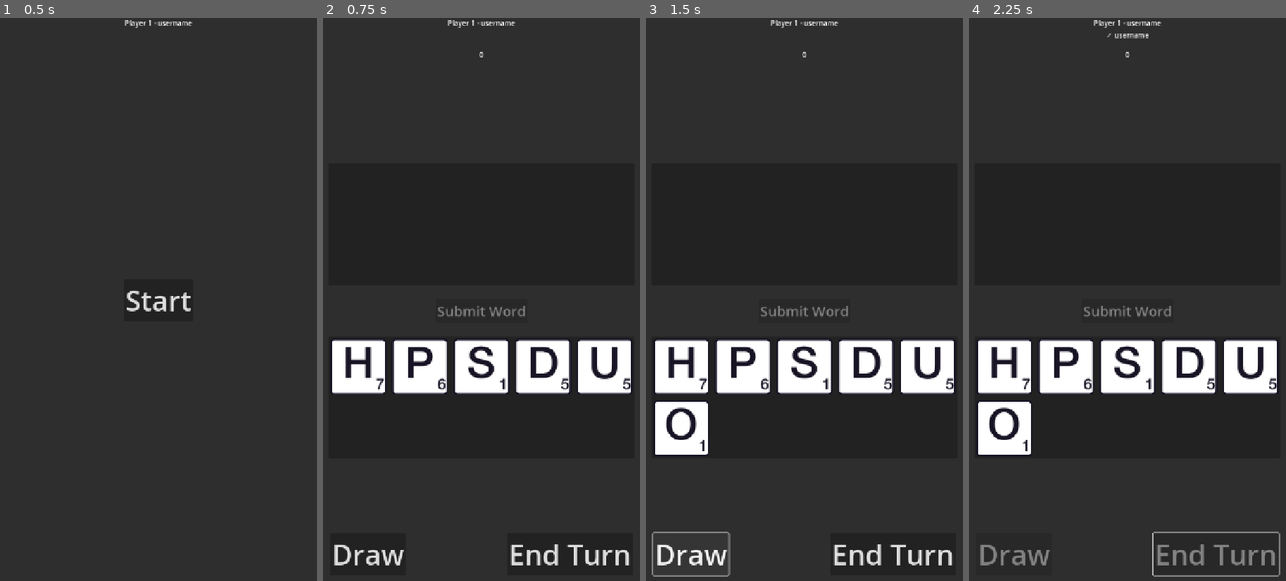
Above: before the commit, frames 1-4 (left to right).
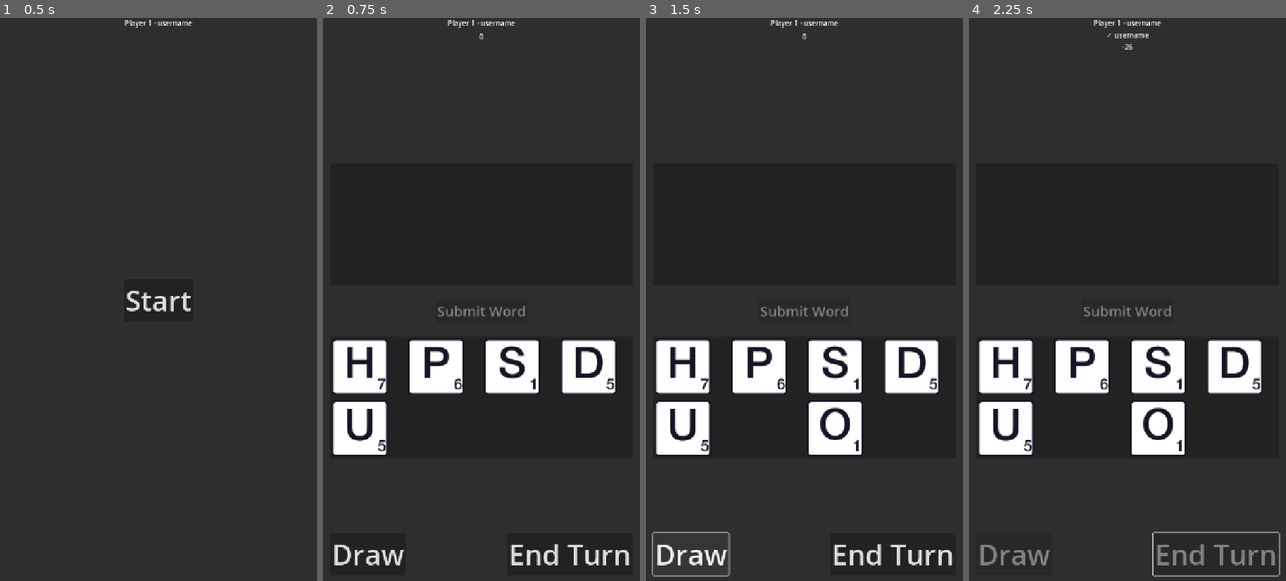
Above: after the commit, the same moments.

Repository: mackenziedg/quibbler
Game: Godot game, scene res://Game/GameMultiplayerManager/GameMultiplayerManager.tscn
The game is run twice, just before and just after one commit, with the same random seed, the same clock (stepped at 60 frames per second) and the same inputs. This scene is started directly instead of the project's main scene.
Inputs:
- Up to frame 1 (0.5 s): no input
- Up to frame 2 (0.75 s): click "Start" at 0.5 s
- Up to frame 3 (1.5 s): click "Draw" at 1.25 s
- Up to frame 4 (2.25 s): click "End Turn" at 2 s

Frame 1 is identical in both runs. In frame 2, 6.0% of the frame differs, in the area x 2-98%, y 2-78%; in frame 3, 6.4%; in frame 4, 6.4%, in the area x 2-98%, y 4-78%.

Commit message:
Rounds can end and scores get totaled.

Diff:
--- a/Game/Game/Game.tscn
+++ b/Game/Game/Game.tscn
@@ -41,12 +41,12 @@
 [node name="WordContainerPanel" type="PanelContainer" parent="CardsSuperContainer"]
 layout_mode = 2
 
-[node name="WordContainer" type="GridContainer" parent="CardsSuperContainer/WordContainerPanel"]
+[node name="WordContainer" type="HFlowContainer" parent="CardsSuperContainer/WordContainerPanel"]
 unique_name_in_owner = true
 custom_minimum_size = Vector2(0, 276)
 layout_mode = 2
 size_flags_vertical = 6
-columns = 5
+last_wrap_alignment = 1
 
 [node name="SubmitWordButton" type="Button" parent="CardsSuperContainer"]
 unique_name_in_owner = true
@@ -59,24 +59,12 @@
 [node name="HandContainerPanel" type="PanelContainer" parent="CardsSuperContainer"]
 layout_mode = 2
 
-[node name="HandContainer" type="GridContainer" parent="CardsSuperContainer/HandContainerPanel"]
+[node name="HandContainer" type="HFlowContainer" parent="CardsSuperContainer/HandContainerPanel"]
 unique_name_in_owner = true
 custom_minimum_size = Vector2(0, 276)
 layout_mode = 2
 size_flags_vertical = 6
-columns = 5
-
-[node name="PlayerTotalScores" type="HBoxContainer" parent="."]
-unique_name_in_owner = true
-layout_mode = 1
-anchors_preset = 5
-anchor_left = 0.5
-anchor_right = 0.5
-offset_left = -20.0
-offset_right = 20.0
-offset_bottom = 40.0
-grow_horizontal = 2
-alignment = 1
+last_wrap_alignment = 1
 
 [node name="DrawButton" type="Button" parent="."]
 unique_name_in_owner = true
--- a/Game/Game/UI/Card/card_data.gd
+++ b/Game/Game/UI/Card/card_data.gd
@@ -60,19 +60,14 @@
 12, # Z
 ]
 
-@onready var valid_words: PackedStringArray = FileAccess.get_file_as_string("res://Game/Game/assets/data/dictionary.txt").split("\n")
+@onready var valid_words: PackedStringArray = FileAccess.get_file_as_string("res://Game/Game/assets/data/dictionary_en.txt").split("\n")
 
 
 func score_word(word: String) -> int:
     var score := 0
     for l in word:
         score += CardData.points(l)
-    if word not in valid_words:
-                        score *= -1
     return score
-
-
-
 
 
 func draw_card() -> String:
--- a/Game/Game/game.gd
+++ b/Game/Game/game.gd
@@ -2,30 +2,20 @@
 extends Control
 
 signal draw_card
-signal end_turn
+signal end_turn(total_score: int)
 
 @onready var _draw_button: Button = %DrawButton
 @onready var _end_turn_button: Button = %EndTurnButton
-@onready var _round_scores_container: Label = %PlayerLetters
-@onready var _total_scores_container: HBoxContainer = %PlayerTotalScores
-@onready var _hand_container: GridContainer = %HandContainer
-@onready var _word_container: GridContainer = %WordContainer
+@onready var _hand_container: HFlowContainer = %HandContainer
+@onready var _word_container: HFlowContainer = %WordContainer
 @onready var _submit_word_button: Button = %SubmitWordButton
 
-var game_state: Dictionary = {}:
-    set(s):
-        game_state = s
-        _sync_game_state()
-
+var _drawn := 0
 var words: Array[String] = []
 
 
 func start_game() -> void:
     visible = true
-    for s in game_state["total_scores"]:
-        var score_label := Label.new()
-        _total_scores_container.add_child(score_label)
-        score_label.text = str(s)
 
 
 func add_card(letter: String) -> void:
@@ -38,13 +28,26 @@
     if Input.is_action_just_pressed("drag_card"):
         var card: Card = _get_selected_card()
         if card:
-            var parent_container: GridContainer = card.get_parent()
+            var parent_container: HFlowContainer = card.get_parent()
             parent_container.remove_child(card)
             if parent_container == _hand_container:
                 _word_container.add_child(card)
             else:
                 _hand_container.add_child(card)
             _update_word_status()
+
+
+func _total_score() -> int:
+    var word_score: int = 0
+    var letter_penalty: int = 0
+    var draw_penalty: int = 0
+    for word in words:
+        word_score += CardData.score_word(word)
+    for card: Card in _hand_container.get_children():
+        letter_penalty += CardData.points(card.letter)
+    draw_penalty = _drawn
+
+    return word_score - letter_penalty - draw_penalty
 
 
 func _get_word() -> String:
@@ -70,20 +73,15 @@
     return null
 
 
-func _sync_game_state() -> void:
-    for i in range(_round_scores_container.get_child_count()):
-        _round_scores_container.get_child(i).text = str(game_state["round_scores"][i])
-        _total_scores_container.get_child(i).text = str(game_state["total_scores"][i])
-
-
 func _on_draw_button_pressed() -> void:
     draw_card.emit()
+    _drawn += 1
 
 
 func _on_end_turn_button_pressed() -> void:
     _draw_button.disabled = true
     _end_turn_button.disabled = true
-    end_turn.emit()
+    end_turn.emit(_total_score())
 
 
 func _on_submit_word_button_pressed() -> void:
--- a/Game/GameMultiplayerManager/GameMultiplayerManager.gd
+++ b/Game/GameMultiplayerManager/GameMultiplayerManager.gd
@@ -5,6 +5,7 @@
 
 @onready var _multiplayer_id := multiplayer.get_unique_id()
 @onready var _player_names_container: HBoxContainer = %PlayerNames
+@onready var _total_scores_container: HBoxContainer = %TotalScoresContainer
 @onready var _game: Game = %Game
 
 var username := "username"
@@ -32,16 +33,11 @@
 
 
 @rpc("authority", "call_local", "reliable")
-func update_client_game_state(state: Dictionary) -> void:
-    _game.game_state = state
-
-
-@rpc("authority", "call_local", "reliable")
 func start_game() -> void:
-    for _i in range(_player_info.size()):
-        _game.game_state["round_scores"].push_back(0)
-        _game.game_state["total_scores"].push_back(0)
-
+    for s in range(_player_info.size()):
+        var score_label := Label.new()
+        _total_scores_container.add_child(score_label)
+        score_label.text = "0"
     for _i in range(STARTING_HAND_SIZE):
         var letter := CardData.draw_card()
         _game.add_card(letter)
@@ -63,24 +59,24 @@
 
 
 @rpc("any_peer", "call_local", "reliable")
-func end_turn(id: int) -> void:
+func end_turn(id: int, total_score: int) -> void:
     if not is_multiplayer_authority():
         return
     var ready_player_ix := _get_player_index(id)
     _player_info[ready_player_ix]["ready_round_end"] = true
+    _player_info[ready_player_ix]["total_score"] = total_score
     update_client_player_info.rpc(_player_info)
     for p in _player_info:
         if not p["ready_round_end"]:
             return
+    end_round.rpc()
     print("Round over!")
 
 
 @rpc("authority", "call_local", "reliable")
-func end_round(winners: Array[int]) -> void:
-    var round_over_screen: RoundOverScreen = preload("res://Game/Game/RoundOverScreen.tscn").instantiate()
-    round_over_screen.winners = winners
-    add_child(round_over_screen)
-    round_over_screen.ready_round_end.connect(_on_player_ready_round_end)
+func end_round() -> void:
+    for i in range(_player_info.size()):
+        _total_scores_container.get_child(i).text = str(_player_info[i]["total_score"])
 
 
 @rpc("any_peer", "call_local", "reliable")
@@ -90,10 +86,9 @@
     _ready_count += 1
     if _ready_count == _player_info.size():
         _ready_count = 0
-        _game.game_state["round_id"] += 1
-        for i in range(_game.game_state["round_scores"].size()):
-            _game.game_state["round_scores"][i] = 0
-        update_client_game_state.rpc(_game.game_state)
+        for i in range(_player_info.size()):
+            _player_info[i]["round_id"] += 1
+        update_client_player_info.rpc(_player_info)
 
 
 func _get_player_index(id: int) -> int:
@@ -125,11 +120,16 @@
     multiplayer.peer_connected.connect(_on_player_connected)
     multiplayer.peer_disconnected.connect(_on_player_disconnected)
     %PlayerIdentifier.text = "Player %d - %s" % [_multiplayer_id, username]
-    _player_info.push_back({"id": _multiplayer_id, "username": username, "color": color, "ready_round_end": false})
+    _player_info.push_back({
+        "id": _multiplayer_id,
+        "username": username,
+        "color": color,
+        "ready_round_end": false,
+        "total_score": 0,
+        "round_id": 0,
+    })
     %StartButton.visible = is_multiplayer_authority()
     %StartButton.disabled = not is_multiplayer_authority()
-    if is_multiplayer_authority():
-        _game.game_state = {"round_id": 0, "round_scores": [], "total_scores": []}
 
 
 func _on_player_connected(id: int) -> void:
@@ -137,7 +137,6 @@
         return
     print("[%d]: Player %d connected" % [_multiplayer_id, id])
     send_player_info.rpc_id(id, _multiplayer_id)
-    update_client_game_state.rpc(_game.game_state)
 
 
 func _on_player_disconnected(id: int) -> void:
@@ -148,20 +147,9 @@
     start_game.rpc()
 
 
-func _on_player_ready_round_end() -> void:
-    ready_player.rpc()
-
-
-func _end_round() -> void:
-    print("Ending round")
-
-
-#    end_round.rpc(argmax)
-
-
 func _on_game_draw_card() -> void:
     draw_card.rpc(_multiplayer_id)
 
 
-func _on_game_end_turn() -> void:
-    end_turn.rpc(_multiplayer_id)
+func _on_game_end_turn(total_score: int) -> void:
+    end_turn.rpc(_multiplayer_id, total_score)
--- a/Game/GameMultiplayerManager/GameMultiplayerManager.tscn
+++ b/Game/GameMultiplayerManager/GameMultiplayerManager.tscn
@@ -33,6 +33,13 @@
 text = "Player N - Username"
 
 [node name="PlayerNames" type="HBoxContainer" parent="TopBarContainer"]
+unique_name_in_owner = true
+layout_mode = 2
+size_flags_horizontal = 4
+size_flags_vertical = 4
+alignment = 1
+
+[node name="TotalScoresContainer" type="HBoxContainer" parent="TopBarContainer"]
 unique_name_in_owner = true
 layout_mode = 2
 size_flags_horizontal = 4
Renamed: Game/Game/assets/data/dictionary.txt -> Game/Game/assets/data/dictionary_en.txt
